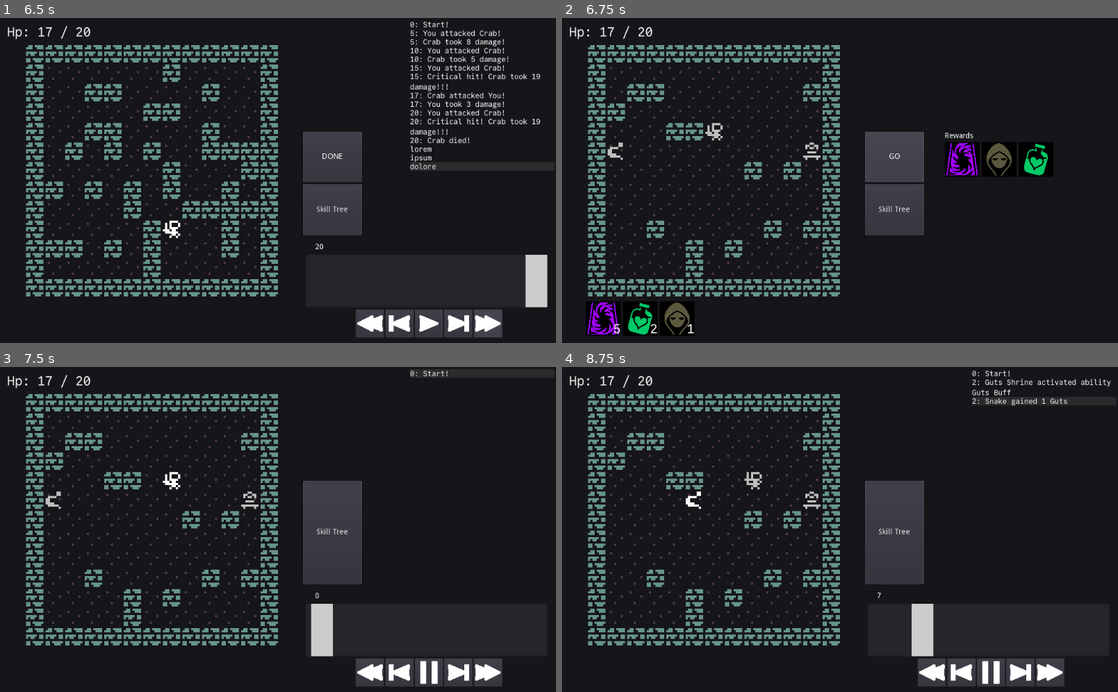
Above: before the commit, frames 1-4 (two rows, left to right).
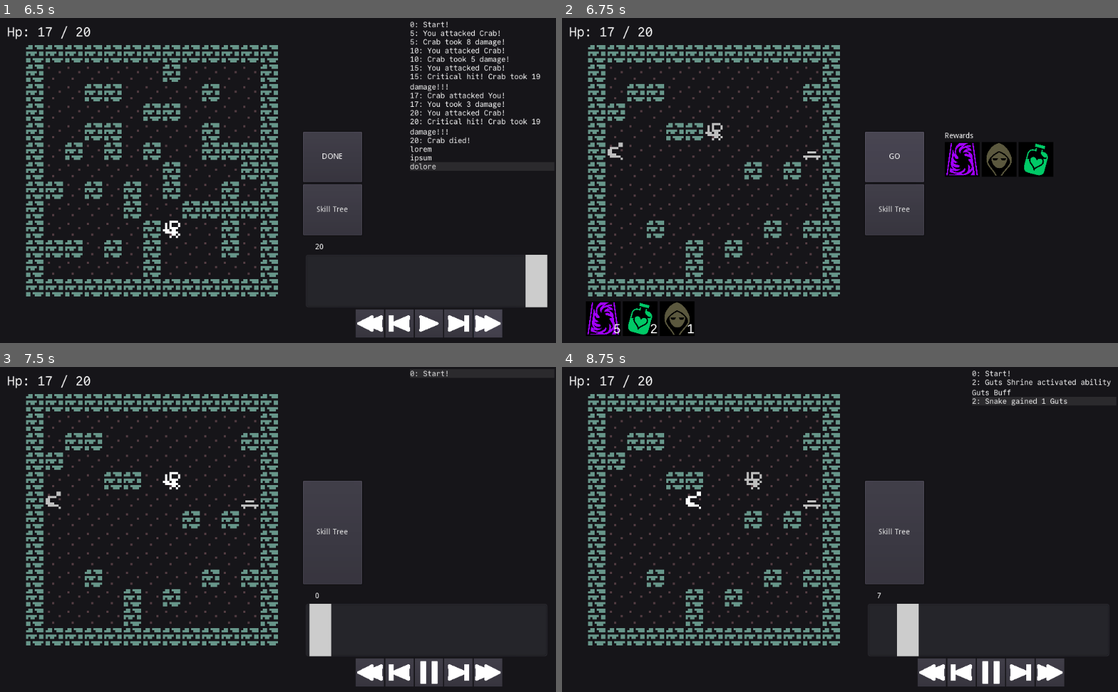
Above: after the commit, the same moments.

Repository: redxaxder/7DRL2024
Game: Godot game, scene res://main.tscn
The game is run twice, just before and just after one commit, with the same random seed, the same clock (stepped at 60 frames per second) and the same inputs.
Inputs (mouse positions are in pixels of both pictures, inside the frame that each line leads up to):
- Up to frame 1 (6.5 s): click "GO" at 0.5 s; click (372, 323) at 1.25 s; click (372, 323) at 2 s; click (428, 323) at 2.75 s; click (455, 323) at 3.5 s; click (428, 323) at 4.25 s; click (455, 323) at 5 s; click (489, 323) at 5.75 s
- Up to frame 2 (6.75 s): click "DONE" at 6.5 s
- Up to frame 3 (7.5 s): click "GO" at 7.25 s
- Up to frame 4 (8.75 s): move the mouse to (962, 513) at 8.02 s; hold D (right) from 8.03 s (still down); hold Space (toggle) from 8.03 s (still down); click (962, 513) at 8.17 s

Frame 1 is identical in both runs. In frame 2, less than 0.1% of the frame differs, in the area x 43-47%, y 38-41%; in frame 3, 0.2%; in frame 4, 0.9%, in the area x 43-67%, y 38-90%.

Commit message:
aoe reticle. image for bigger shrine.
adjusted small shrine

Diff:
--- a/data/actor_types.gd
+++ b/data/actor_types.gd
@@ -33,7 +33,7 @@
 	preload("res://graphics/snake.tscn"),
 	preload("res://graphics/crab.tscn"),
 	preload("res://graphics/imp/imp.png"),
-	preload("res://graphics/shrine/shrine.png"),
+	preload("res://graphics/shrine/shrine0.png"),
 	preload("res://graphics/goblin/goblin.png"),
 	preload("res://graphics/gazer/gazer.tscn"),
   ]
@@ -68,7 +68,7 @@
 	Type.Shrine: {
 		"base": [1, 1, 1, 1, 1, 1],
 		Stat.Kind.Health: 48, # 50 total
-		Stat.Kind.Speed: 3, # 5 total
+		Stat.Kind.Speed: 8, # 10 total
 	}
 }
 
@@ -140,7 +140,6 @@
 		"effect_type": SkillsCore.EffectType.StatBuff,
 		"mod_stat": stat,
 		"power": 1,
-		"radius": 2,
 		"targets": SkillsCore.Target.Allies,
 		"cooldown_time": 1,
 	})
--- a/data/encounter/EncEvent.gd
+++ b/data/encounter/EncEvent.gd
@@ -84,6 +84,7 @@
 	evt.ab_name = ability.name
 	evt.timestamp = timestamp
 	evt.element = element
+	evt.displayed_radius = ability.radius(actor.stats)
 	return evt
 
 static func reaction_event(timestamp: int, actor: CombatEntity, ability: Ability, target: CombatEntity, target_location: Vector2) -> EncounterEvent:
--- a/data/encounter/EncounterCore.gd
+++ b/data/encounter/EncounterCore.gd
@@ -47,9 +47,6 @@
 
 static func use_ability(actor: CombatEntity, target: Vector2, ability: Ability, timestamp: int) -> Array: # [ EncounterEvent ]
 	if !actor.can_use_ability(ability, timestamp): return []
-	#the ability is queued for use, but we don't mark it as cooling down
-	#because if the target is invalidated before the event is resolved,
-	#the ability will not be used
 	return [EncEvent.ability_event(timestamp, actor, ability, target, ability.effect.element)]
 
 static func get_damage_with_element(state: EncounterState, event: EncounterEvent) -> float:
@@ -71,10 +68,10 @@
 	if event.target_idx >= 0: # if we're aiming at an actor, track them as they move
 		target_location = state.actors[event.target_idx].location
 
+	source.mark_ability_use(ability, event.timestamp)
 	var targets = affected_targets(state, target_location, source, ability)
-	if targets.size() == 0: return []
+	if targets.size() == 0: return [] # oops, missed. i dont think this can actually happen.
 
-	source.mark_ability_use(ability, event.timestamp)
 	var is_crit = false
 	var events = []
 	for location in targets:
--- a/data/encounter/EncounterEvent.gd
+++ b/data/encounter/EncounterEvent.gd
@@ -22,6 +22,7 @@
 var timestamp: int = -99999
 
 var ability: Ability
+var displayed_radius: int = -9999 #
 var ab_name: String = "Erroneous String: DO NOT READ"
 
 func dict() -> Dictionary:
--- a/playback/ViewState.gd
+++ b/playback/ViewState.gd
@@ -69,6 +69,7 @@
 	var n = st.actors.size()
 	var actorsprites = get_node("%actors").get_children()
 	assert(n == actorsprites.size())
+	$aoe_indicator.visible = false
 	for i in n:
 		var actor: CombatEntity = st.actors[i]
 		actorsprites[i].position = actor.location * scaled_size
@@ -91,7 +92,14 @@
 		if !what.get("ability"):
 			$reticle2.modulate = Color(0.5,0.5,0,5)
 		else:
-			$reticle2.modulate = RandomUtil.color_hash(what.ability.name)
+			var color = RandomUtil.color_hash(what.ability.name)
+			$reticle2.modulate = color
+			if what.displayed_radius > 0:
+				$aoe_indicator.radius = what.displayed_radius
+				$aoe_indicator.location = what.target_location
+				$aoe_indicator.color = color
+				$aoe_indicator.scale_factor = scale_factor
+				$aoe_indicator.visible = true
 
 
 #func set_input(input):
@@ -109,3 +117,8 @@
 
 	map.updateSprites(scaled_size, scale_factor)
 	emit_hover()
+
+func layout_rect(rect: Rect2):
+	for x in rect.size.x: for y in rect.size.y:
+		var p = rect.position + Vector2(x,y)
+		pass
--- a/playback/ViewState.tscn
+++ b/playback/ViewState.tscn
@@ -1,9 +1,11 @@
-[gd_scene load_steps=7 format=2]
+[gd_scene load_steps=9 format=2]
 
 [ext_resource path="res://playback/ViewState.gd" type="Script" id=1]
 [ext_resource path="res://fonts/CommitMono-400-Regular.otf" type="DynamicFontData" id=2]
 [ext_resource path="res://graphics/reticles/reticle.png" type="Texture" id=3]
 [ext_resource path="res://graphics/reticles/reticle2.png" type="Texture" id=4]
+[ext_resource path="res://playback/aoe_indicator.gd" type="Script" id=5]
+[ext_resource path="res://graphics/reticles/reticle3.png" type="Texture" id=6]
 
 [sub_resource type="DynamicFont" id=2]
 size = 24
@@ -55,3 +57,9 @@
 modulate = Color( 0.572549, 1, 0.376471, 1 )
 texture = ExtResource( 4 )
 centered = false
+
+[node name="aoe_indicator" type="Control" parent="."]
+anchor_right = 1.0
+anchor_bottom = 1.0
+script = ExtResource( 5 )
+texture = ExtResource( 6 )
--- /dev/null
+++ b/playback/aoe_indicator.gd
@@ -0,0 +1,22 @@
+extends Control
+
+
+export var texture: Texture
+export var location: Vector2
+export var color: Color
+export var radius: int
+export var scale_factor: float
+
+func _draw():
+	var scaled_size = scale_factor * Constants.TILE_ENVELOPE
+	var min_x = int(max(location.x-radius, Constants.MAP_BOUNDARIES.position.x))
+	var max_x = int(min(location.x+radius, Constants.MAP_BOUNDARIES.size.x + Constants.MAP_BOUNDARIES.position.x))
+	var min_y = int(max(location.y-radius, Constants.MAP_BOUNDARIES.position.y))
+	var max_y = int(min(location.y+radius, Constants.MAP_BOUNDARIES.size.y + Constants.MAP_BOUNDARIES.position.y))
+	for x in range(min_x, max_x + 1):
+		for y in range(min_y, max_y + 1):
+			var target_location = Vector2(x,y)
+			var position = target_location * scaled_size - Vector2(scale_factor, scale_factor)
+			var size = Vector2(1,1) * (scaled_size + scale_factor)
+			var target_rect = Rect2(position, size)
+			draw_texture_rect(texture, target_rect, false, color)
Not shown, changed: export_presets.cfg
Binary file added: graphics/reticles/reticle3.png
Not shown, added: graphics/reticles/reticle3.png.import
Binary file added: graphics/shrine/shrine0.png
Not shown, added: graphics/shrine/shrine0.png.import
Not shown, added: graphics/reticles/reticle3.xcf
Not shown, added: graphics/shrine/shrine0.xcf
